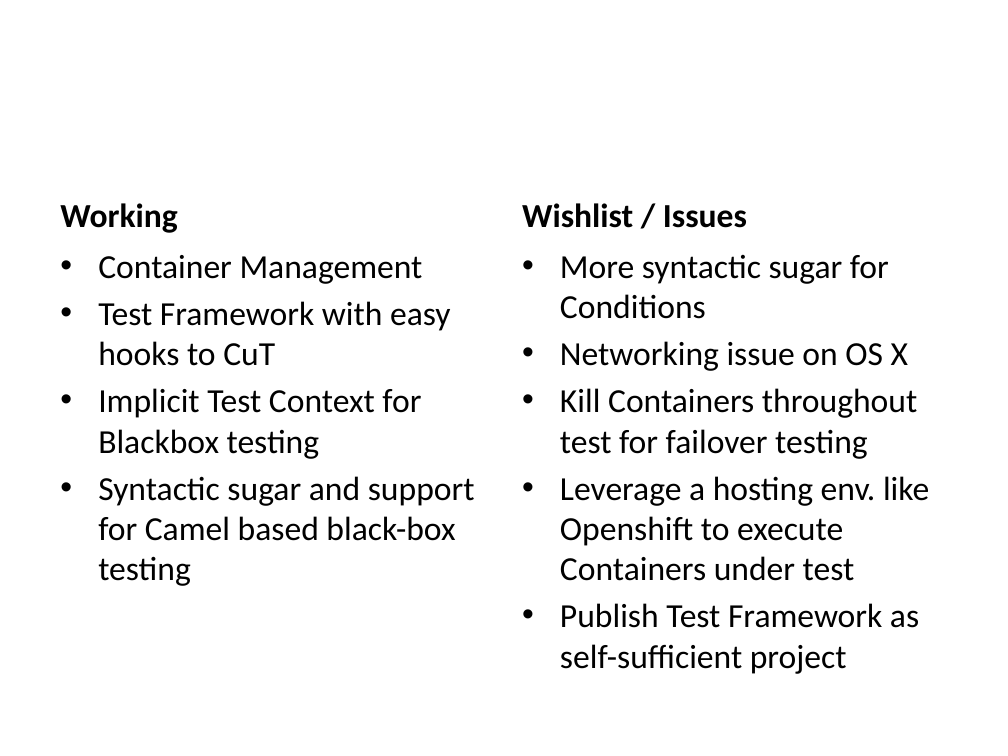
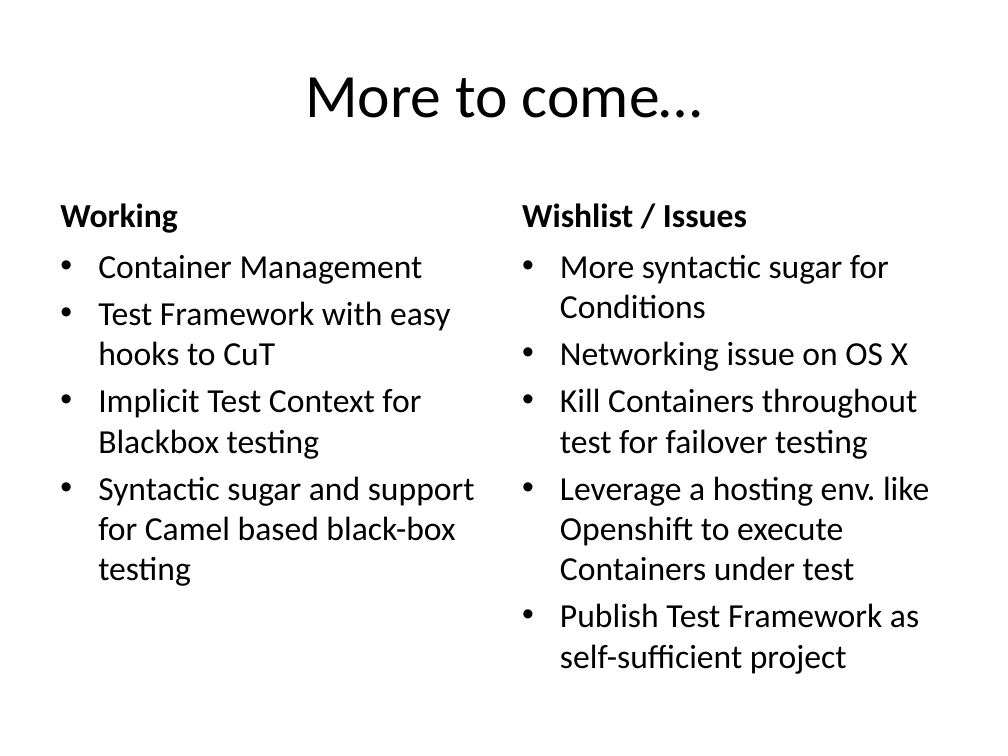
Before and after one commit to woq-blended/woq.github.io, a slide deck: slide 28 of media/IntegrationTesting.pptx (slide 19 before the commit). Drawn at 1008x756 pixels with LibreOffice and Linux fonts; fonts in the diff are those of the drawing. Boxes give left, top, right and bottom in pixels: in the first picture for what was removed or moved away, otherwise in the second. Text is boxed around its words. In the diff, an @@ line names an element or a change of style, - is before the commit and + after.

```diff
--- a/media/IntegrationTesting.pptx
+++ b/media/IntegrationTesting.pptx
@@ title added at [305, 77, 702, 118], 44 pt, text #000000 @@
+More to come…
```
Also in this commit, not shown: 13 other slides changed, 10 slides added, 1 slide removed, 4 other files.
